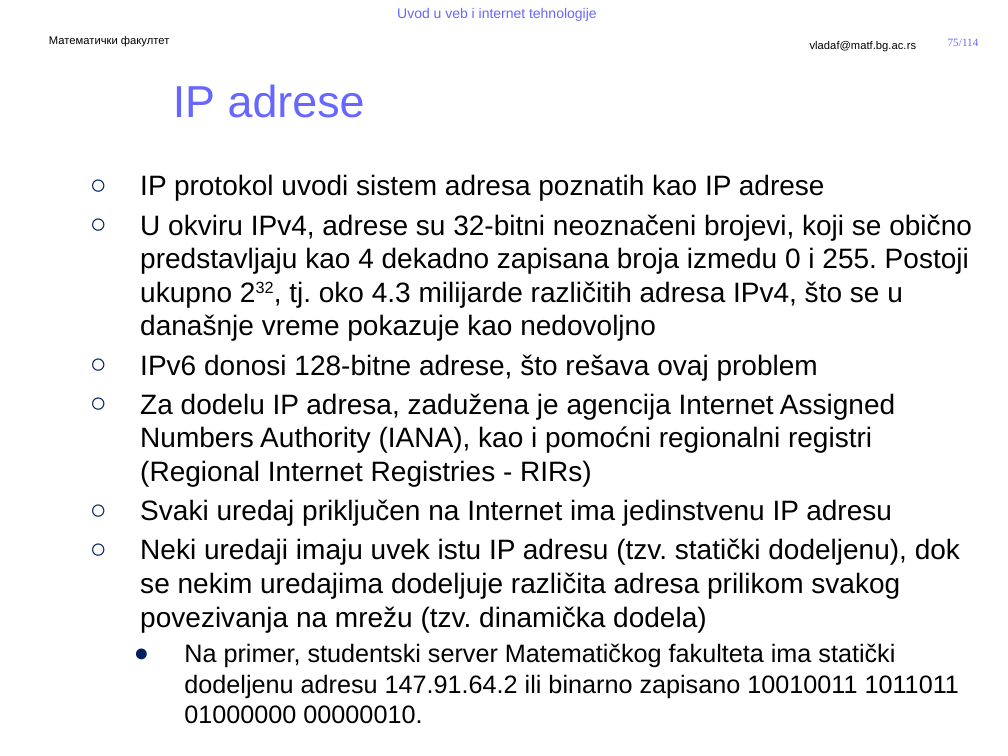
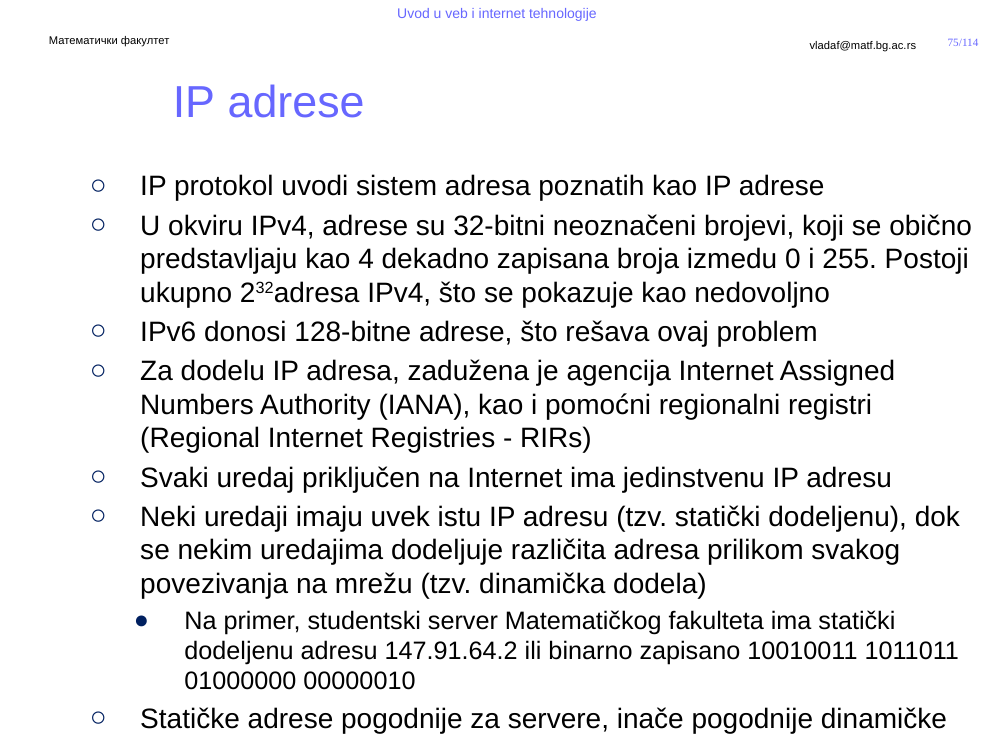
Before and after one commit to MatfUVIT/info, a slide deck: slide 75 of predavanja/prezentacije/UVIT01-02-Uvod u Internet.pptx. Drawn at 1008x756 pixels with LibreOffice and Linux fonts; fonts in the diff are those of the drawing; background and template pictures are left out. Boxes give left, top, right and bottom in pixels: in the first picture for what was removed or moved away, otherwise in the second. Text is boxed around its words. In the diff, an @@ line names an element or a change of style, - is before the commit and + after.

```diff
--- a/predavanja/prezentacije/UVIT01-02-Uvod u Internet.pptx
+++ b/predavanja/prezentacije/UVIT01-02-Uvod u Internet.pptx
@@ text at bbox=[140, 214, 972, 307]: text changed @@
-  ○ U okviru IPv4, adrese su 32-bitni neoznačeni brojevi, koji se obično predstavljaju kao 4 dekadno zapisana broja izmedu 0 i 255. Postoji ukupno 232, tj. oko 4.3 milijarde različitih adresa IPv4, što se u današnje vreme pokazuje kao nedovoljno
+  ○ U okviru IPv4, adrese su 32-bitni neoznačeni brojevi, koji se obično predstavljaju kao 4 dekadno zapisana broja izmedu 0 i 255. Postoji ukupno 232adresa IPv4, što se pokazuje kao nedovoljno
@@ text at bbox=[140, 610, 959, 733]: text changed @@
-    ● Na primer, studentski server Matematičkog fakulteta ima statički dodeljenu adresu 147.91.64.2 ili binarno zapisano 10010011 1011011 01000000 00000010.
+    ● Na primer, studentski server Matematičkog fakulteta ima statički dodeljenu adresu 147.91.64.2 ili binarno zapisano 10010011 1011011 01000000 00000010
+  ○ Statičke adrese pogodnije za servere, inače pogodnije dinamičke
```
Also in this commit, not shown: 6 other slides changed, 1 slide added, 1 slide removed, 1 other file.
